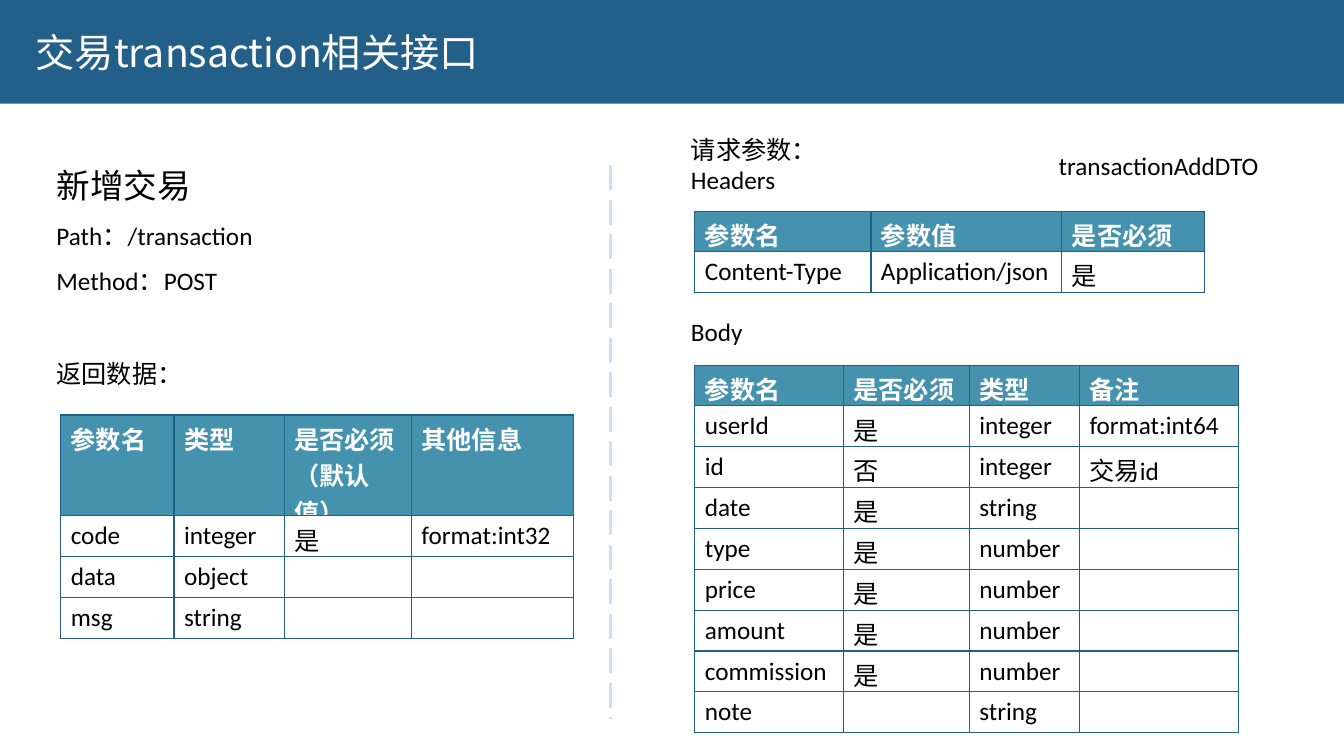
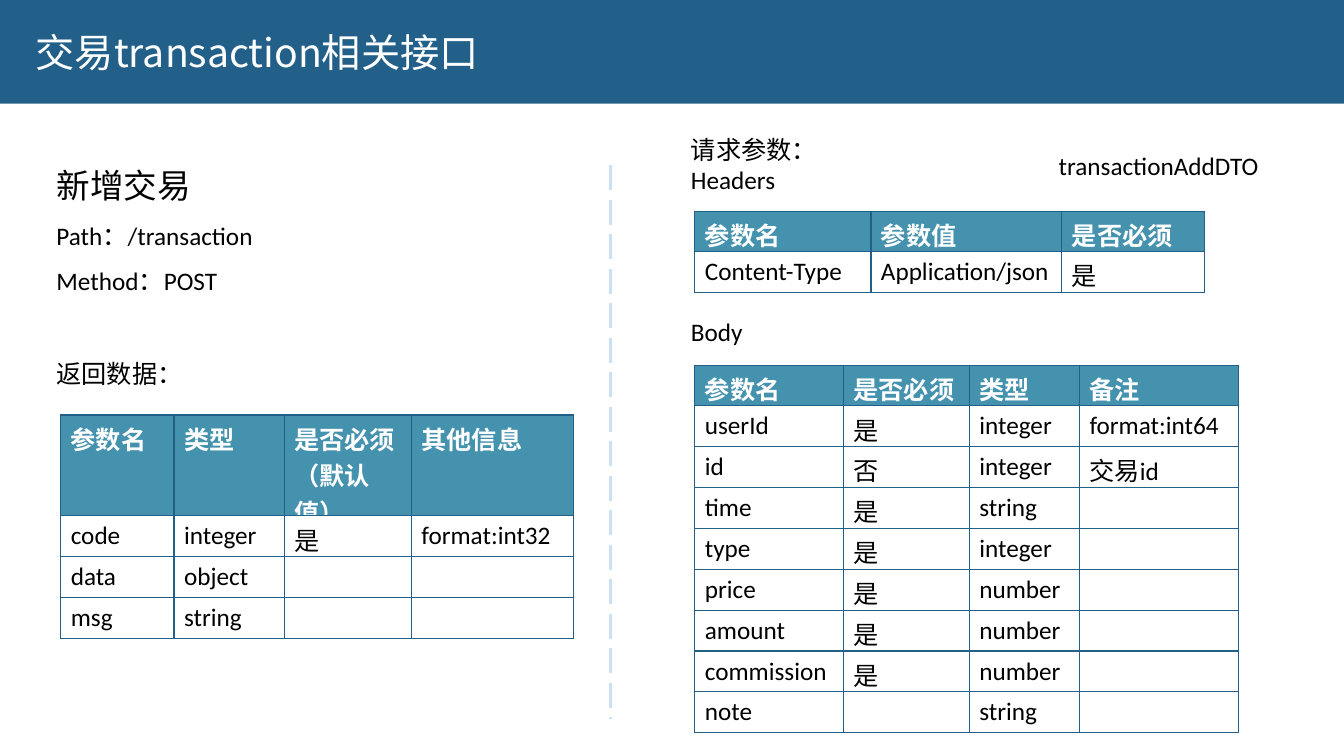
Before and after one commit to 7000qwq/gold, a slide deck: slide 25 of design.pptx. Drawn at 1344x756 pixels with LibreOffice and Linux fonts; fonts in the diff are those of the drawing. Boxes give left, top, right and bottom in pixels: in the first picture for what was removed or moved away, otherwise in the second. Text is boxed around its words. In the diff, an @@ line names an element or a change of style, - is before the commit and + after.

```diff
--- a/design.pptx
+++ b/design.pptx
@@ table at <box>695,365,1238,732</box> @@
-row 4, column 1: date
+row 4, column 1: time
-row 5, column 3: number
+row 5, column 3: integer
```
Also in this commit, not shown: 5 other slides changed, 11 slides added, 33 other files.
